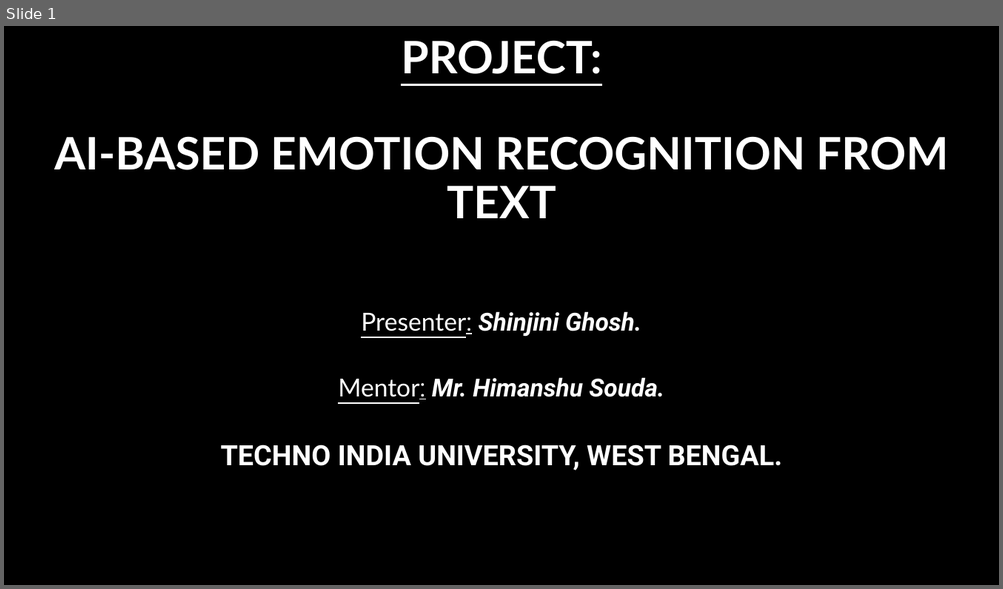
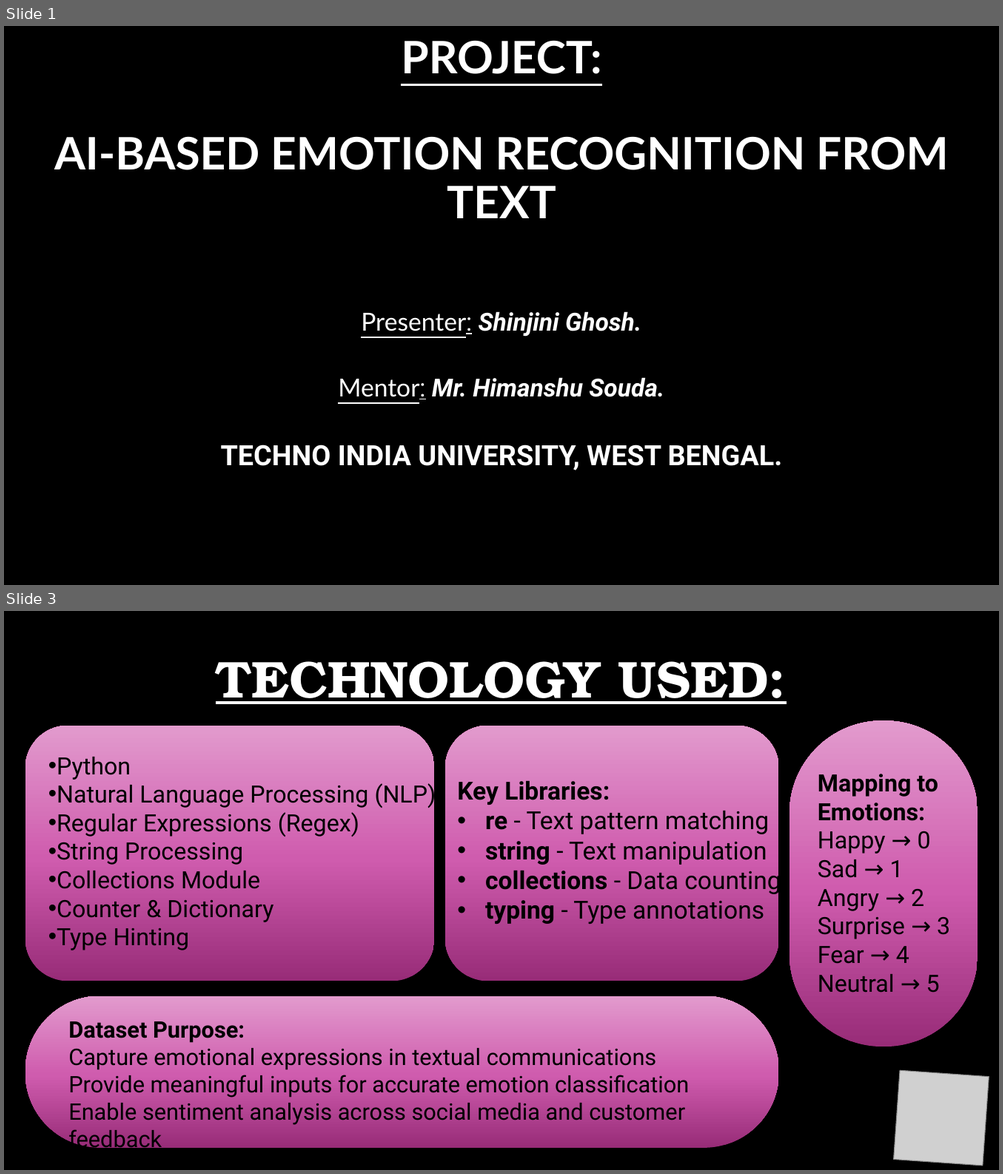
Before and after one commit to Selena200598/Emotion-Detection, a slide deck: Shinjini Ghosh ppt-Emotion Recognition System(IBM).pptx. Shown one above the other, each under a label of ours: slide 1 before the commit, slides 1 and 3 after it; the slides between them are not shown. The pictures are 1003x589 and 1003x1174 pixels, drawn with LibreOffice and Linux fonts; fonts in the diff are those of the drawing; grey boxes stand for pictures; background and template pictures are left out. Boxes give left, top, right and bottom in pixels: in the first picture for what was removed or moved away, otherwise in the second. Text is boxed around its words. In the diff, an @@ line names an element or a change of style, - is before the commit and + after.

```diff
--- a/Shinjini Ghosh ppt-Emotion Recognition System(IBM).pptx
+++ b/Shinjini Ghosh ppt-Emotion Recognition System(IBM).pptx
@@ slide 3 added at [4,611,999,1170], background picture (left out) @@
@@ title added at [216,661,786,704], 50 pt, text #FFFFFF, bold, underline @@
+TECHNOLOGY USED:
@@ rounded rectangle added at [790,721,978,1047], fill gradient #982C78 to #CF5CAE to #E29ACD @@
@@ rounded rectangle added at [25,726,435,982], fill gradient #982C78 to #CF5CAE to #E29ACD @@
@@ rounded rectangle added at [445,726,779,982], fill gradient #982C78 to #CF5CAE to #E29ACD @@
@@ text added at [57,757,436,951], 23 pt, text #000000 @@
+• Python
+• Natural Language Processing (NLP)
+• Regular Expressions (Regex)
+• String Processing
+• Collections Module
+• Counter & Dictionary
+• Type Hinting
@@ text added at [457,780,780,924], 24 pt, text #000000 @@
+Key Libraries:
+• re - Text pattern matching
+• string - Text manipulation
+• collections - Data counting
+• typing - Type annotations
@@ text added at [817,774,950,993], 23 pt, text #000000 @@
+Mapping to Emotions:
+Happy → 0 Sad → 1 Angry → 2 Surprise → 3 Fear → 4 Neutral → 5
@@ rounded rectangle added at [25,997,780,1149], fill gradient #982C78 to #CF5CAE to #E29ACD @@
@@ text added at [68,1022,688,1125], 22 pt, text #000000 @@
+Dataset Purpose:
+Capture emotional expressions in textual communications
+Provide meaningful inputs for accurate emotion classification
+Enable sentiment analysis across social media and customer feedback
@@ picture added at [893,1071,989,1166] @@
```
Also in this commit, not shown: 5 other slides added, 6 slides removed.
